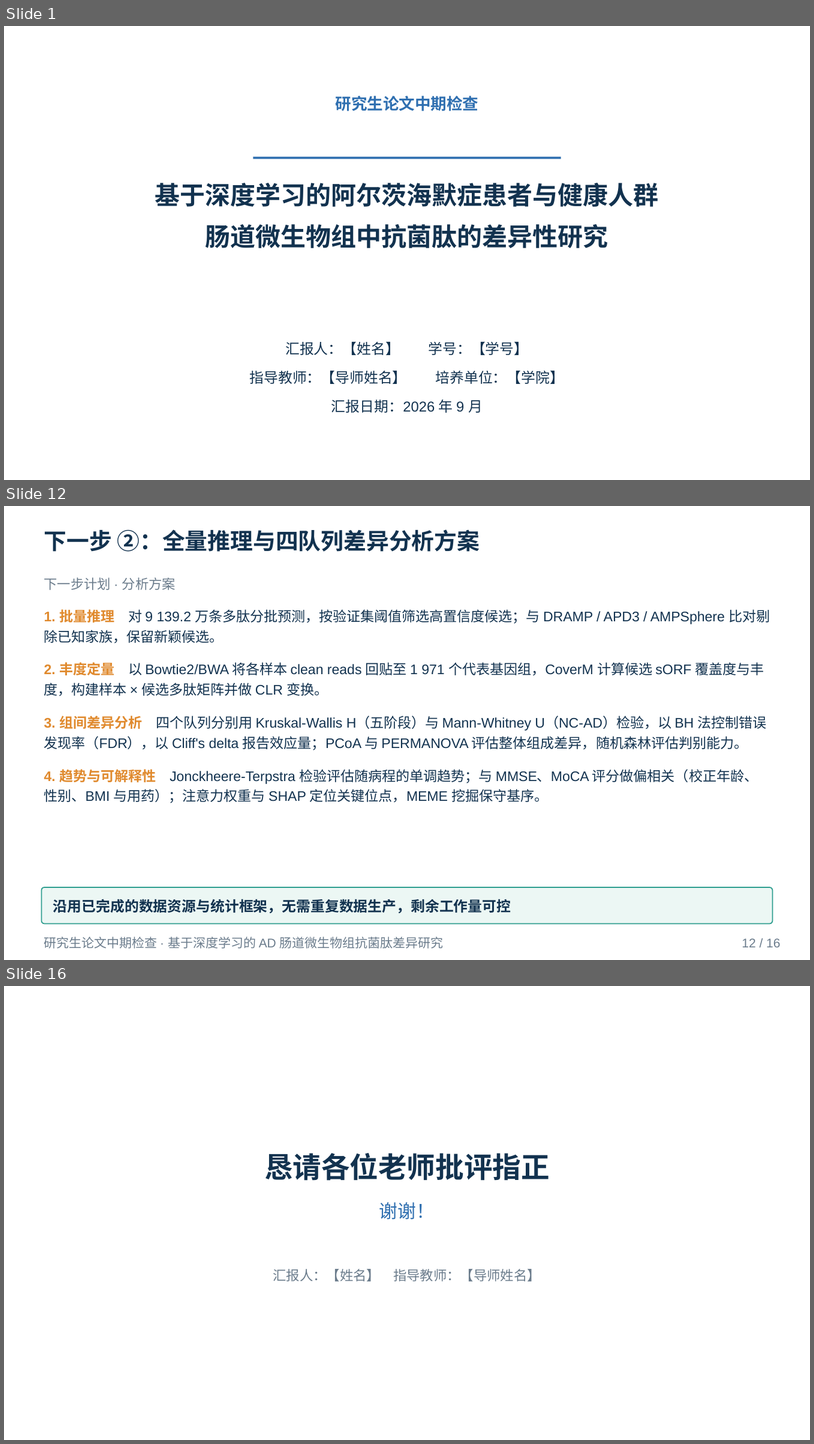
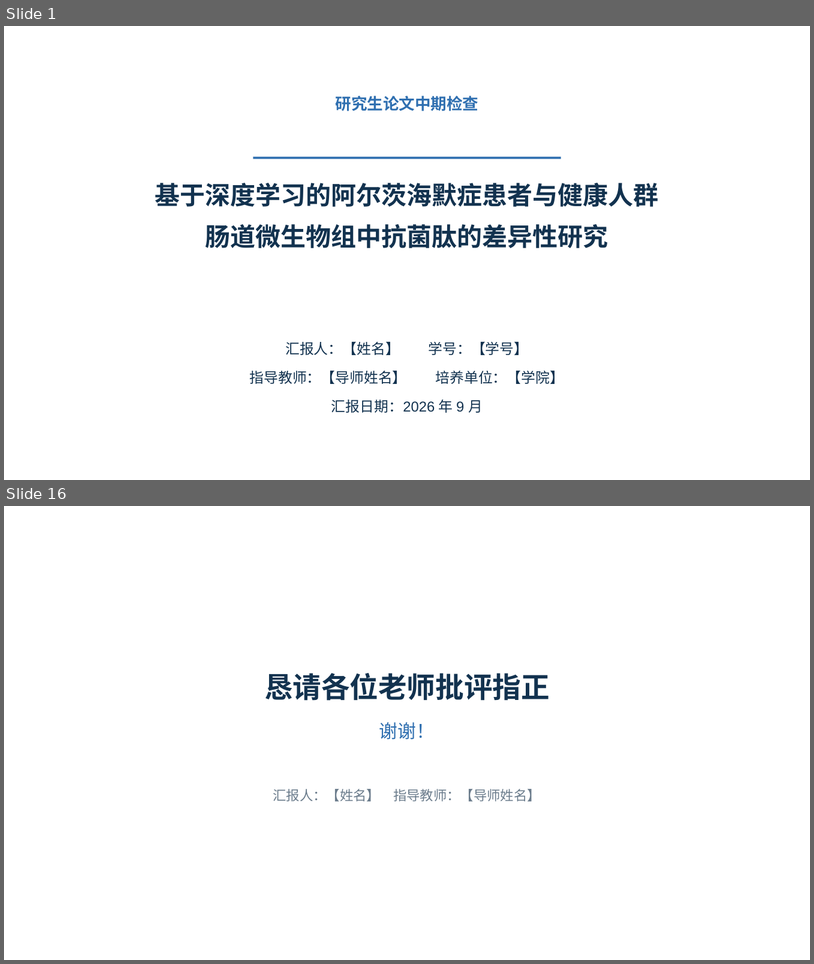
Before and after one commit to mqgg5630-cyber/zhongqi, a slide deck: deliverable/中期答辩.pptx. Shown one above the other, each under a label of ours: slides 1, 12 and 16 before the commit, slides 1 and 16 after it; the slides between them are not shown. The pictures are 814x1444 and 814x964 pixels, drawn with LibreOffice and Linux fonts; fonts in the diff are those of the drawing. Boxes give left, top, right and bottom in pixels: in the first picture for what was removed or moved away, otherwise in the second. Text is boxed around its words. In the diff, an @@ line names an element or a change of style, - is before the commit and + after.

```diff
--- a/deliverable/中期答辩.pptx
+++ b/deliverable/中期答辩.pptx
@@ slide 12 removed at (4, 506, 810, 960), background #FFFFFF @@
@@ text removed at (44, 529, 480, 552) @@
-下一步 ②：全量推理与四队列差异分析方案
@@ text removed at (44, 577, 176, 590) @@
-下一步计划 · 分析方案
@@ text removed at (44, 609, 770, 803) @@
-1. 批量推理 对 9 139.2 万条多肽分批预测，按验证集阈值筛选高置信度候选；与 DRAMP / APD3 / AMPSphere 比对剔除已知家族，保留新颖候选。
-2. 丰度定量 以 Bowtie2/BWA 将各样本 clean reads 回贴至 1 971 个代表基因组，CoverM 计算候选 sORF 覆盖度与丰度，构建样本 × 候选多肽矩阵并做 CLR 变换。
-3. 组间差异分析 四个队列分别用 Kruskal-Wallis H（五阶段）与 Mann-Whitney U（NC-AD）检验，以 BH 法控制错误发现率（FDR），以 Cliff's delta 报告效应量；PCoA 与 PERMANOVA 评估整体组成差异，随机森林评估判别能力。
-4. 趋势与可解释性 Jonckheere-Terpstra 检验评估随病程的单调趋势；与 MMSE、MoCA 评分做偏相关（校正年龄、性别、BMI 与用药）；注意力权重与 SHAP 定位关键位点，MEME 挖掘保守基序。
@@ rounded rectangle removed at (42, 887, 773, 924) @@
-沿用已完成的数据资源与统计框架，无需重复数据生产，剩余工作量可控
@@ text removed at (44, 936, 444, 948) @@
-研究生论文中期检查 · 基于深度学习的 AD 肠道微生物组抗菌肽差异研究
@@ text removed at (742, 938, 780, 947) @@
-12 / 16
```
Also in this commit, not shown: 13 slides changed, 1 slide added, 24 other files.
